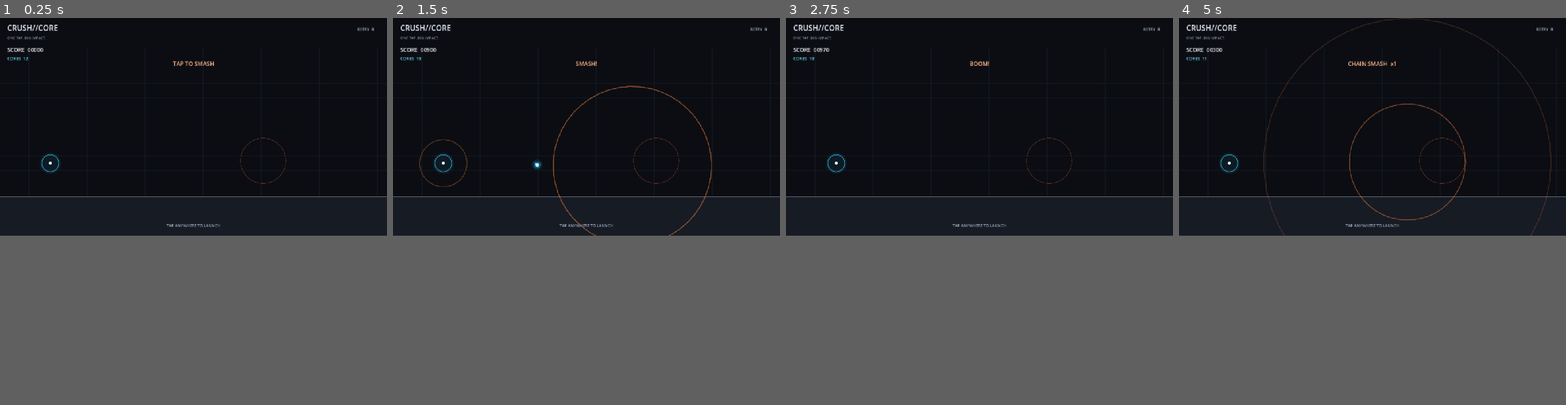
Above: before the commit, frames 1-4 (left to right).
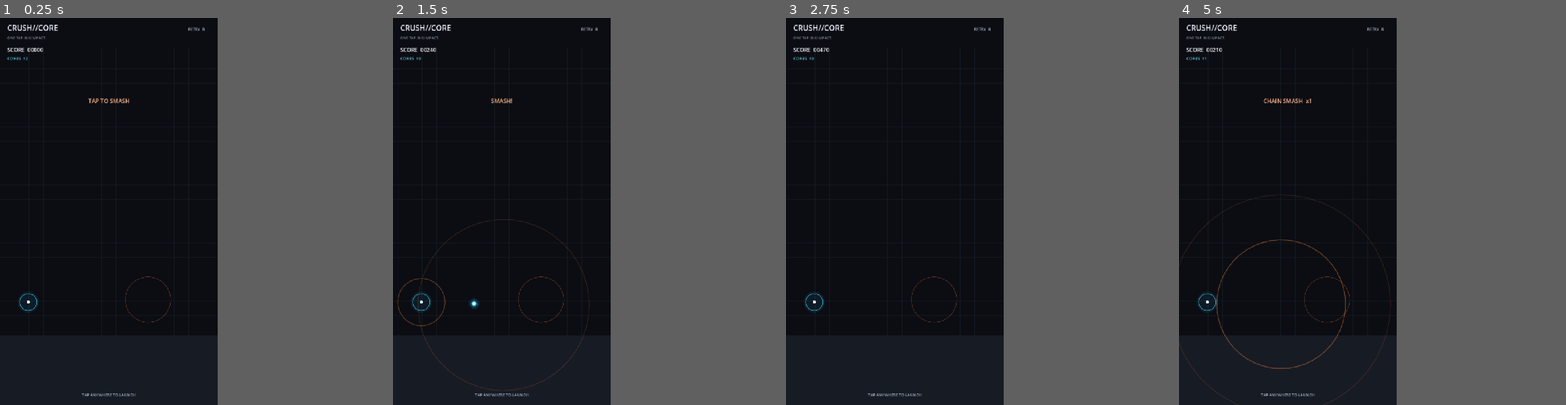
Above: after the commit, the same moments.

Repository: rifatsidik/textborn
Game: Godot game, scene res://scenes/main.tscn
Two runs of this game, one before a commit and one after it. Both use one fixed random seed, a clock stepped at 60 frames per second and the inputs below.
Inputs (mouse positions are in pixels of both pictures, inside the frame that each line leads up to):
- Up to frame 1 (0.25 s): no input
- Up to frame 2 (1.5 s): tap Enter (ui_accept) at 0.5, 0.77 s; move the mouse to (671, 114) at 0.52 s; hold R 0.53-1.28 s; hold Right (ui_right) from 0.53 s (still down); click (671, 114) at 0.67 s; move the mouse to (509, 137) at 1.27 s; tap Space at 1.35 s
- Up to frame 3 (2.75 s): tap Enter (ui_accept) at 1.52 s; move the mouse to (1018, 79) at 2.02 s; release Right (ui_right) at 2.03 s; hold Left (ui_left) from 2.03 s (still down); hold E from 2.03 s (still down)
- Up to frame 4 (5 s): tap Enter (ui_accept) at 2.75, 3.02, 3.77, 4.25, 4.52 s; move the mouse to (1353, 168) at 2.77 s; release Left (ui_left) at 2.78 s; release E at 2.78 s; hold Right (ui_right) 2.78-4.28 s; tap Q at 2.85 s; click (1353, 168) at 2.92 s; move the mouse to (1488, 161) at 3.52 s; hold R 3.53-4.28 s; move the mouse to (1256, 95) at 4.27 s; hold Left (ui_left) from 4.28 s (still down); tap Space at 4.35 s
In our replay, the window is 800x450 before the commit and 450x800 after it. These sizes can differ from the game's own. Grey fills any space a smaller window leaves; there, only what the larger window draws over its background counts as a difference.

The runs differ from the first frame. In frame 1, 0.9% of the frame differs, in the area x 0-100%, y 1-98%; in frame 2, 1.7%; in frame 3, 0.7%; in frame 4, 2.0%, in the area x 0-100%, y 0-100%.

Commit message:
Set CRUSH CORE prototype to portrait mobile layout

Diff:
--- a/project.godot
+++ b/project.godot
@@ -10,16 +10,16 @@
 
 [application]
 
-config/name="Textborn"
+config/name="CRUSH//CORE"
 run/main_scene="res://scenes/main.tscn"
 config/features=PackedStringArray("4.7")
 
 [display]
 
-window/size/viewport_width=1280
-window/size/viewport_height=720
-window/size/window_width_override=1280
-window/size/window_height_override=720
+window/size/viewport_width=720
+window/size/viewport_height=1280
+window/size/window_width_override=450
+window/size/window_height_override=800
 window/stretch/mode="canvas_items"
 
 [rendering]
